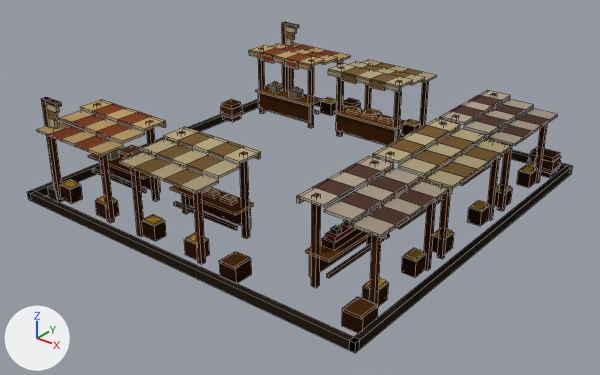
An edit to the Blender file asset_creation/houses/market_paved.blend, drawn before and after from the same camera.
Camera for both pictures: a 50 mm camera at (14.34, -18.37, 11.08) aimed at (0.18, -0.67, 0.11). The axes (+X, +Y, +Z) are drawn at lower left. The lights are the same throughout. The picture after the commit comes second. Mesh edges are drawn as thin lines.

Names of what the first picture shows: 'Market'.
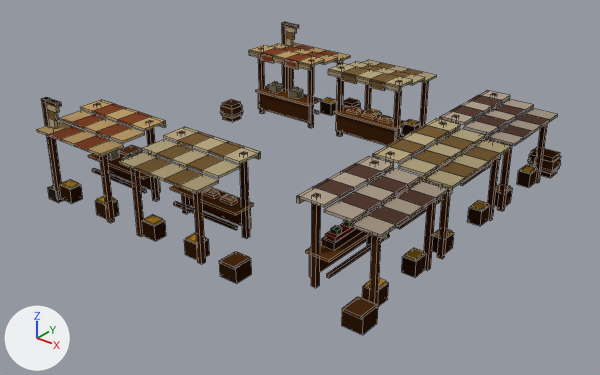
Boxes (x1, y1, x2, y2) around the edits, measured in the pictures (600 x 375 px):
'Market', reshaped
    before: (27, 22, 573, 353)
    after: (37, 22, 561, 335)
part 1 of me_market, deleted
    before: (28, 190, 360, 351)
part 2 of me_market, deleted
    before: (304, 94, 572, 174)
part 3 of me_market, deleted
    before: (27, 99, 258, 201)
part 4 of me_market, deleted
    before: (349, 165, 573, 353)

Patch to the scene script:
```diff
--- a/asset_creation/houses/market_paved.blend.py
+++ b/asset_creation/houses/market_paved.blend.py
@@ me_market @@
 # used by ob_market; location = (0.0, 0.0, 0.0)
-me_market.from_pydata(...)  # 2416 vertices, 1812 faces; spans x -6.0..6.0, y -6.0..6.0, z -0.16..3.02
+me_market.from_pydata(...)  # 2384 vertices, 1788 faces; spans x -5.9..5.84, y -5.74..5.82, z -0.16..3.02
+# me_market part 1: the loose piece of 8 vertices spanning x -6.0..6.0, y -6.0..-5.84, z -0.16..0.11 is deleted
+# me_market part 2: the loose piece of 8 vertices spanning x -6.0..6.0, y 5.84..6.0, z -0.16..0.11 is deleted
+# me_market part 3: the loose piece of 8 vertices spanning x -6.0..-5.84, y -6.0..6.0, z -0.16..0.11 is deleted
+# me_market part 4: the loose piece of 8 vertices spanning x 5.84..6.0, y -6.0..6.0, z -0.16..0.11 is deleted
 me_market.materials.append(mat_marketwood)
```
